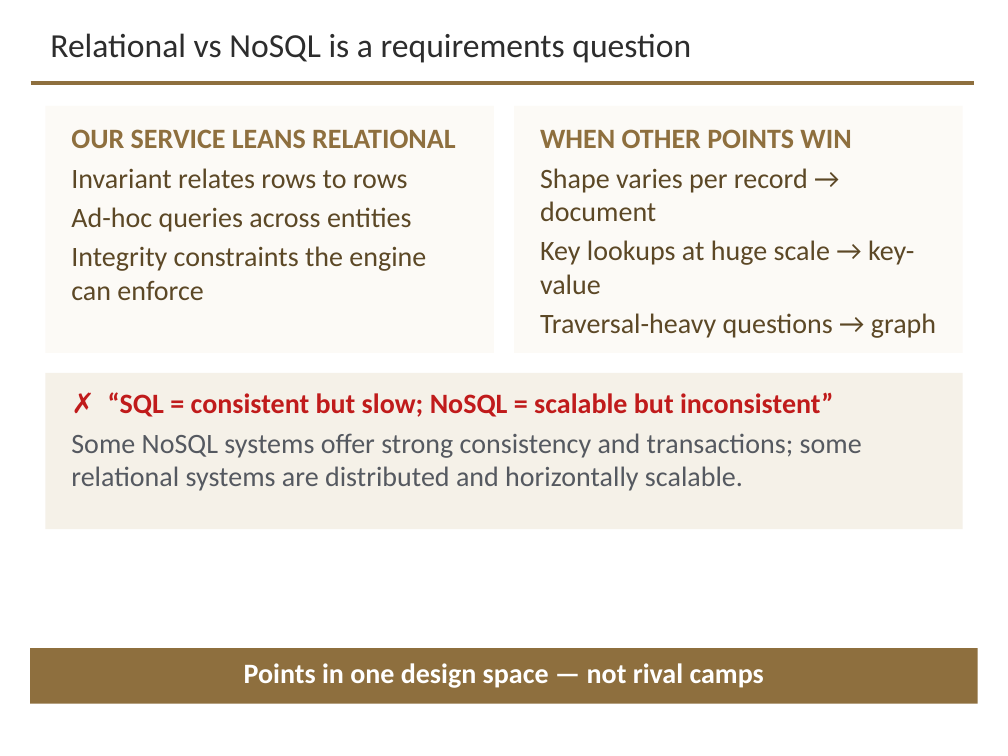
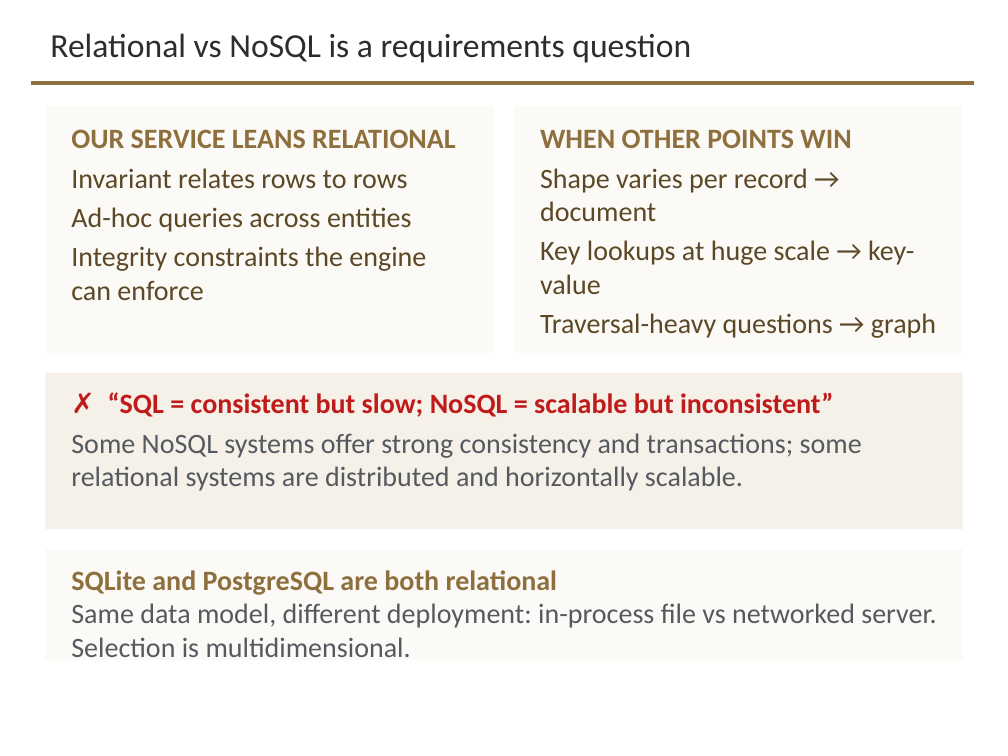
Before and after one commit to davisjam/model-based-agentic-software-engineering, a slide deck: slide 7 of course/lectures/act-3-software-in-the-world/02-compute-environments-and-data-management/3-2-Data-Management.pptx. Drawn at 1008x756 pixels with LibreOffice and Linux fonts; fonts in the diff are those of the drawing; background and template pictures are left out. Boxes give left, top, right and bottom in pixels: in the first picture for what was removed or moved away, otherwise in the second. Text is boxed around its words. In the diff, an @@ line names an element or a change of style, - is before the commit and + after.

```diff
--- a/course/lectures/act-3-software-in-the-world/02-compute-environments-and-data-management/3-2-Data-Management.pptx
+++ b/course/lectures/act-3-software-in-the-world/02-compute-environments-and-data-management/3-2-Data-Management.pptx
@@ rectangle: place and size @@
-rectangle at [30, 648, 978, 704]
+rectangle at [45, 549, 963, 660]
@@ rectangle at [45, 549, 963, 660]: fill #8E6F3E to #FCFAF6 @@
@@ text at [71, 570, 936, 657]: text changed; text colour #FFFFFF to #555960; bold off @@
-Points in one design space — not rival camps
+SQLite and PostgreSQL are both relational
+Same data model, different deployment: in-process file vs networked server. Selection is multidimensional.
```
Also in this commit, not shown: 22 other slides changed.
